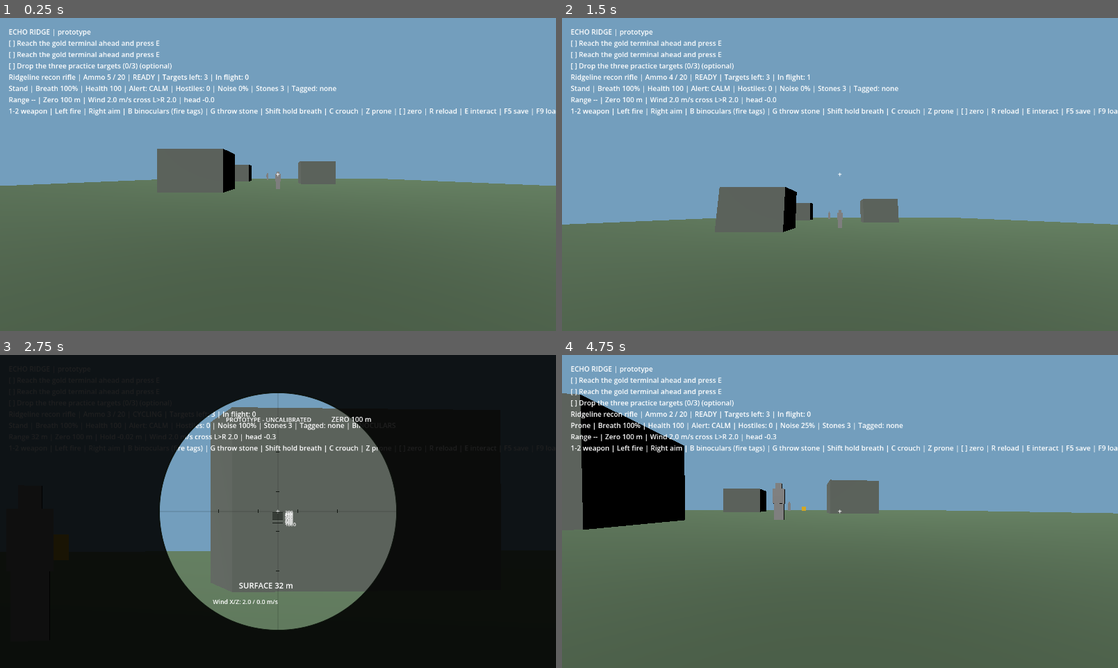
Above: before the commit, frames 1-4 (two rows, left to right).
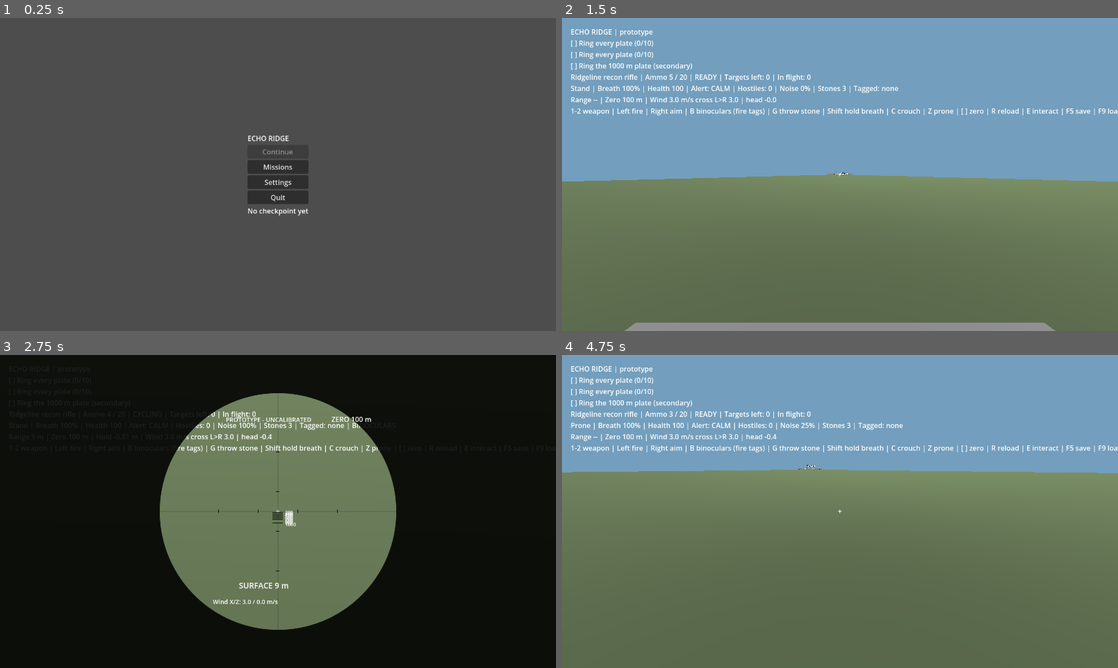
Above: after the commit, the same moments.

Repository: adam656677-oss/sniper
Game: Godot game, scene res://scenes/ui/main_menu.tscn
Two runs of this game, one before a commit and one after it. Both use one fixed random seed, a clock stepped at 60 frames per second and the inputs below. Before the commit the project starts from res://main.tscn.
Inputs (mouse positions are in pixels of both pictures, inside the frame that each line leads up to):
- Up to frame 1 (0.25 s): no input
- Up to frame 2 (1.5 s): click (840, 168) at 0.5 s, where only the run after the commit has a clickable "Missions"; click (840, 133) at 1.25 s, where only the run after the commit has a clickable "Shooting range"
- Up to frame 3 (2.75 s): tap E (interact) at 2 s; move the mouse to (305, 511) at 2.02 s; hold W (move_forward) from 2.03 s (still down); hold Right mouse button (aim) from 2.03 s (still down); click (305, 511) at 2.17 s; tap B (binoculars) at 2.3 s
- Up to frame 4 (4.75 s): keep holding W (move_forward); tap E (interact) at 2.75, 3.5, 4.25 s; move the mouse to (812, 511) at 2.77 s; release Right mouse button (aim) at 2.78 s; tap B (binoculars) at 2.85 s; click (812, 511) at 2.92 s; tap C (crouch) at 3.05 s; move the mouse to (851, 505) at 3.52 s; hold C (crouch) 3.53-4.28 s; click (851, 505) at 3.8 s; move the mouse to (834, 517) at 4.27 s; click (834, 517) at 4.35 s; tap Z (prone) at 4.55 s

The runs differ from the first frame. In frame 1, 76% of the frame differs, in the area x 0-100%, y 0-90%; in frame 2, 16%; in frame 3, 14%; in frame 4, 18%.

Commit message:
Add the game shell: main menu, mission select, settings screen, pause menu and results
Checklist item 4.5. The main menu continues from the last checkpoint,
lists the three missions from a catalog, and hosts a settings screen bound
to the Settings autoload. Missions gain a pause menu (resume, load
checkpoint, settings, restart, quit to menu) and a results screen with a
score from kills, longest shot, accuracy and objectives, a stealth rating,
and the objective list; open secondary objectives complete when the
mission does and the checkpoint is cleared. Hip field of view now comes
from settings. The project opens on the menu. New menus suite.

Co-Authored-By: Claude Fable 5.1 <noreply@anthropic.com>
Claude-Session: https://claude.ai/code/session_01Eowivxxx5e3dLJLdS68ERi

Diff:
--- a/compound_mission.tscn
+++ b/compound_mission.tscn
@@ -9,6 +9,8 @@
 [ext_resource type="Script" path="res://scenes/weapons/aim_sway.gd" id="7"]
 [ext_resource type="Script" path="res://scenes/killcam.gd" id="8"]
 [ext_resource type="Script" path="res://scenes/player/stealth_kit.gd" id="9"]
+[ext_resource type="Script" path="res://scenes/ui/pause_menu.gd" id="10"]
+[ext_resource type="Script" path="res://scenes/ui/results_screen.gd" id="11"]
 
 [node name="CompoundMission" type="Node3D"]
 script = ExtResource("1")
@@ -53,6 +55,12 @@
 grow_vertical = 2
 text = "+"
 
+[node name="PauseMenu" type="Control" parent="HUDLayer"]
+script = ExtResource("10")
+
+[node name="Results" type="Control" parent="HUDLayer"]
+script = ExtResource("11")
+
 [node name="ScopeLayer" type="CanvasLayer" parent="."]
 layer = 2
 
--- a/main.tscn
+++ b/main.tscn
@@ -9,6 +9,8 @@
 [ext_resource type="Script" path="res://scenes/weapons/aim_sway.gd" id="7"]
 [ext_resource type="Script" path="res://scenes/killcam.gd" id="8"]
 [ext_resource type="Script" path="res://scenes/player/stealth_kit.gd" id="9"]
+[ext_resource type="Script" path="res://scenes/ui/pause_menu.gd" id="10"]
+[ext_resource type="Script" path="res://scenes/ui/results_screen.gd" id="11"]
 
 [node name="Mission" type="Node3D"]
 script = ExtResource("1")
@@ -53,6 +55,12 @@
 grow_vertical = 2
 text = "+"
 
+[node name="PauseMenu" type="Control" parent="HUDLayer"]
+script = ExtResource("10")
+
+[node name="Results" type="Control" parent="HUDLayer"]
+script = ExtResource("11")
+
 [node name="ScopeLayer" type="CanvasLayer" parent="."]
 layer = 2
 
--- a/mission.gd
+++ b/mission.gd
@@ -10,6 +10,7 @@
 @onready var sway: AimSway = $AimSway
 @onready var killcam: KillCam = $KillCam
 @onready var stealth: StealthKit = $StealthKit
+@onready var results: ResultsScreen = $HUDLayer/Results
 var measured_range := -1.0
 var last_long_shot := 0.0
 var stats := {"shots": 0, "hits": 0, "kills": 0, "longest_kill": 0.0, "elapsed": 0.0, "detections": 0}
@@ -35,7 +36,21 @@
 	weapon.body_hit.connect(on_body_hit)
 	level.coordinator.level_changed.connect(on_alert_changed)
 	level.mission_log.objective_changed.connect(on_objective_changed)
+	GameState.mission_finished.connect(on_mission_over)
+	GameState.mission_failed.connect(on_mission_over)
 	SaveSystem.apply_pending(self)
+
+func on_mission_over() -> void:
+	if not GameState.failed:
+		for objective in level.mission_log.objectives:
+			if objective.status == MissionLog.Status.ACTIVE and objective.kind != MissionLog.Kind.PRIMARY:
+				level.mission_log.complete(objective.id)
+	SaveSystem.delete_save(SaveSystem.CHECKPOINT_SLOT)
+	results.show_results()
+
+func quit_to_menu() -> void:
+	Engine.time_scale = 1.0
+	get_tree().change_scene_to_file("res://scenes/ui/main_menu.tscn")
 
 func on_objective_changed(_id: String, status: int) -> void:
 	if status == MissionLog.Status.COMPLETE and not GameState.finished and not level.is_complete():
--- a/project.godot
+++ b/project.godot
@@ -2,7 +2,7 @@
 
 [application]
 config/name="Echo Ridge"
-run/main_scene="res://main.tscn"
+run/main_scene="res://scenes/ui/main_menu.tscn"
 config/features=PackedStringArray("4.7")
 
 [autoload]
--- a/range_mission.tscn
+++ b/range_mission.tscn
@@ -9,6 +9,8 @@
 [ext_resource type="Script" path="res://scenes/weapons/aim_sway.gd" id="7"]
 [ext_resource type="Script" path="res://scenes/killcam.gd" id="8"]
 [ext_resource type="Script" path="res://scenes/player/stealth_kit.gd" id="9"]
+[ext_resource type="Script" path="res://scenes/ui/pause_menu.gd" id="10"]
+[ext_resource type="Script" path="res://scenes/ui/results_screen.gd" id="11"]
 
 [node name="RangeMission" type="Node3D"]
 script = ExtResource("1")
@@ -53,6 +55,12 @@
 grow_vertical = 2
 text = "+"
 
+[node name="PauseMenu" type="Control" parent="HUDLayer"]
+script = ExtResource("10")
+
+[node name="Results" type="Control" parent="HUDLayer"]
+script = ExtResource("11")
+
 [node name="ScopeLayer" type="CanvasLayer" parent="."]
 layer = 2
 
--- a/scenes/player/stealth_kit.gd
+++ b/scenes/player/stealth_kit.gd
@@ -37,7 +37,7 @@
 	if not GameState.simulation_active() or camera == null:
 		return false
 	binoculars = value
-	camera.fov = BINOCULAR_FOV if binoculars else 75.0
+	camera.fov = BINOCULAR_FOV if binoculars else clampf(float(Settings.get_value("video", "fov")), 60.0, 110.0)
 	return binoculars
 
 func toggle_binoculars() -> bool:
--- /dev/null
+++ b/scenes/ui/main_menu.gd
@@ -0,0 +1,83 @@
+extends Control
+
+# Main menu: continue from the last checkpoint, pick a mission, change settings, quit.
+# scene_changer is swapped by tests so no scene change happens headlessly.
+
+const MissionCatalog = preload("res://scenes/ui/mission_catalog.gd")
+
+enum Screen { HOME, MISSIONS, SETTINGS }
+
+var screen: int = Screen.HOME
+var scene_changer: Callable
+var home: VBoxContainer
+var missions: VBoxContainer
+var settings_screen: SettingsScreen
+var continue_button: Button
+var status: Label
+
+func _ready() -> void:
+	scene_changer = func(path: String): get_tree().change_scene_to_file(path)
+	Input.mouse_mode = Input.MOUSE_MODE_VISIBLE
+	set_anchors_and_offsets_preset(Control.PRESET_FULL_RECT)
+	var center := CenterContainer.new()
+	center.set_anchors_and_offsets_preset(Control.PRESET_FULL_RECT)
+	add_child(center)
+	var column := VBoxContainer.new()
+	center.add_child(column)
+	home = VBoxContainer.new()
+	column.add_child(home)
+	var title := Label.new()
+	title.text = "ECHO RIDGE"
+	home.add_child(title)
+	continue_button = button(home, "Continue", continue_checkpoint)
+	button(home, "Missions", func(): show_screen(Screen.MISSIONS))
+	button(home, "Settings", func(): show_screen(Screen.SETTINGS))
+	button(home, "Quit", func(): get_tree().quit())
+	status = Label.new()
+	home.add_child(status)
+	missions = VBoxContainer.new()
+	column.add_child(missions)
+	for i in range(MissionCatalog.count()):
+		var mission: Dictionary = MissionCatalog.get_mission(i)
+		button(missions, mission.title, func(): start_mission(i))
+		var brief := Label.new()
+		brief.text = mission.brief
+		missions.add_child(brief)
+	button(missions, "Back", func(): show_screen(Screen.HOME))
+	settings_screen = SettingsScreen.new()
+	settings_screen.closed.connect(func(): show_screen(Screen.HOME))
+	column.add_child(settings_screen)
+	show_screen(Screen.HOME)
+
+func button(parent: Node, text: String, callback: Callable) -> Button:
+	var b := Button.new()
+	b.text = text
+	b.pressed.connect(callback)
+	parent.add_child(b)
+	return b
+
+func show_screen(value: int) -> void:
+	screen = value
+	home.visible = screen == Screen.HOME
+	missions.visible = screen == Screen.MISSIONS
+	settings_screen.visible = screen == Screen.SETTINGS
+	continue_button.disabled = not SaveSystem.has_save(SaveSystem.CHECKPOINT_SLOT)
+	status.text = "Checkpoint available" if not continue_button.disabled else "No checkpoint yet"
+	if screen == Screen.SETTINGS:
+		settings_screen.load_into_controls()
+
+func start_mission(index: int) -> String:
+	var mission: Dictionary = MissionCatalog.get_mission(index)
+	if mission.is_empty():
+		return ""
+	SaveSystem.pending = {}
+	scene_changer.call(mission.scene)
+	return mission.scene
+
+func continue_checkpoint() -> String:
+	if not SaveSystem.request_load(SaveSystem.CHECKPOINT_SLOT):
+		status.text = "Checkpoint could not be loaded: " + SaveSystem.last_error
+		return ""
+	var scene: String = String(SaveSystem.pending.scene)
+	scene_changer.call(scene)
+	return scene
--- /dev/null
+++ b/scenes/ui/main_menu.tscn
@@ -0,0 +1,6 @@
+[gd_scene load_steps=2 format=3]
+
+[ext_resource type="Script" path="res://scenes/ui/main_menu.gd" id="1"]
+
+[node name="MainMenu" type="Control"]
+script = ExtResource("1")
--- /dev/null
+++ b/scenes/ui/mission_catalog.gd
@@ -0,0 +1,21 @@
+extends RefCounted
+
+# The playable missions, in menu order.
+
+const MISSIONS := [
+	{"id": "range", "title": "Shooting range", "scene": "res://range_mission.tscn", "brief": "Learn drop, wind and zeroing on a 1000 m range. Ring every plate."},
+	{"id": "echo_ridge", "title": "Echo Ridge recon", "scene": "res://main.tscn", "brief": "Reach the terminal, pull the intel and get back to extraction."},
+	{"id": "compound", "title": "The compound", "scene": "res://compound_mission.tscn", "brief": "Four hostiles patrol a walled compound. Clear it quietly and leave by the north gate."},
+]
+
+static func count() -> int:
+	return MISSIONS.size()
+
+static func get_mission(index: int) -> Dictionary:
+	return MISSIONS[index] if index >= 0 and index < MISSIONS.size() else {}
+
+static func index_for_scene(scene_path: String) -> int:
+	for i in range(MISSIONS.size()):
+		if MISSIONS[i].scene == scene_path:
+			return i
+	return -1
--- /dev/null
+++ b/scenes/ui/pause_menu.gd
@@ -0,0 +1,46 @@
+class_name PauseMenu
+extends Control
+
+# Shown while GameState.paused. Buttons call back into the mission.
+
+var mission: Node
+var panel: VBoxContainer
+var settings_screen: SettingsScreen
+
+func _ready() -> void:
+	mission = owner
+	set_anchors_and_offsets_preset(Control.PRESET_FULL_RECT)
+	var center := CenterContainer.new()
+	center.set_anchors_and_offsets_preset(Control.PRESET_FULL_RECT)
+	add_child(center)
+	var column := VBoxContainer.new()
+	center.add_child(column)
+	panel = VBoxContainer.new()
+	column.add_child(panel)
+	var title := Label.new()
+	title.text = "PAUSED"
+	panel.add_child(title)
+	button("Resume", func(): GameState.set_paused(false))
+	button("Load checkpoint", func(): mission.load_slot(SaveSystem.CHECKPOINT_SLOT))
+	button("Settings", func(): settings_screen.visible = true; panel.visible = false)
+	button("Restart mission", func(): get_tree().reload_current_scene())
+	button("Quit to menu", func(): mission.quit_to_menu())
+	settings_screen = SettingsScreen.new()
+	settings_screen.visible = false
+	settings_screen.closed.connect(func(): settings_screen.visible = false; panel.visible = true)
+	column.add_child(settings_screen)
+	visible = false
+
+func button(text: String, callback: Callable) -> Button:
+	var b := Button.new()
+	b.text = text
+	b.pressed.connect(callback)
+	panel.add_child(b)
+	return b
+
+func _physics_process(_delta: float) -> void:
+	var show := GameState.paused and not GameState.finished
+	if show != visible:
+		visible = show
+		panel.visible = true
+		settings_screen.visible = false
--- /dev/null
+++ b/scenes/ui/results_screen.gd
@@ -0,0 +1,64 @@
+class_name ResultsScreen
+extends Control
+
+# End-of-mission summary. Score is fictional balancing.
+
+var mission: Node
+var text: Label
+var panel: VBoxContainer
+
+func _ready() -> void:
+	mission = owner
+	set_anchors_and_offsets_preset(Control.PRESET_FULL_RECT)
+	var center := CenterContainer.new()
+	center.set_anchors_and_offsets_preset(Control.PRESET_FULL_RECT)
+	add_child(center)
+	panel = VBoxContainer.new()
+	center.add_child(panel)
+	text = Label.new()
+	panel.add_child(text)
+	button("Retry", func(): get_tree().reload_current_scene())
+	button("Mission select", func(): mission.quit_to_menu())
+	visible = false
+
+func button(label: String, callback: Callable) -> Button:
+	var b := Button.new()
+	b.text = label
+	b.pressed.connect(callback)
+	panel.add_child(b)
+	return b
+
+static func score_for(stats: Dictionary, objectives: Node, failed: bool) -> int:
+	if failed:
+		return 0
+	var score := int(stats.kills) * 100
+	score += int(round(stats.longest_kill))
+	if int(stats.shots) > 0:
+		score += int(round(100.0 * float(stats.hits) / float(stats.shots)))
+	for objective in objectives.objectives:
+		if objective.status == objectives.Status.COMPLETE:
+			score += 250 if objective.kind == objectives.Kind.PRIMARY else 150
+	score -= int(stats.detections) * 50
+	return maxi(score, 0)
+
+func stealth_rating(stats: Dictionary, objectives: Node) -> String:
+	if objectives.status("undetected") == objectives.Status.COMPLETE:
+		return "Ghost"
+	if int(stats.detections) == 0:
+		return "Unseen"
+	return "Compromised" if int(stats.detections) < 3 else "Loud"
+
+func show_results() -> void:
+	var stats: Dictionary = mission.stats
+	var objectives = mission.level.mission_log
+	var lines: Array[String] = []
+	lines.append("MISSION FAILED" if GameState.failed else "MISSION COMPLETE")
+	lines.append("Score: %d" % score_for(stats, objectives, GameState.failed))
+	lines.append("Time: %d:%02d" % [int(stats.elapsed) / 60, int(stats.elapsed) % 60])
+	lines.append("Shots: %d | Hits: %d | Accuracy: %d%%" % [stats.shots, stats.hits, int(round(mission.accuracy() * 100.0))])
+	lines.append("Kills: %d | Longest shot: %.0f m" % [stats.kills, stats.longest_kill])
+	lines.append("Stealth: %s (%d detections)" % [stealth_rating(stats, objectives), stats.detections])
+	for line in objectives.lines():
+		lines.append(line)
+	text.text = "\n".join(lines)
+	visible = true
--- /dev/null
+++ b/scenes/ui/settings_screen.gd
@@ -0,0 +1,88 @@
+class_name SettingsScreen
+extends VBoxContainer
+
+# Options panel bound to the Settings autoload. Built in code so it needs no scene file.
+
+signal closed
+
+var sensitivity: HSlider
+var fov: HSlider
+var invert: CheckBox
+var fullscreen: CheckBox
+var killcam: CheckBox
+var hud_assists: CheckBox
+var difficulty: OptionButton
+
+func _ready() -> void:
+	add_child(make_label("SETTINGS"))
+	sensitivity = add_slider("Mouse sensitivity", 0.1, 5.0, 0.1)
+	fov = add_slider("Field of view", 60.0, 110.0, 1.0)
+	invert = add_check("Invert vertical look")
+	fullscreen = add_check("Fullscreen")
+	killcam = add_check("Long-shot slow motion")
+	hud_assists = add_check("HUD assists")
+	difficulty = OptionButton.new()
+	for name in ["Easy", "Normal", "Hard"]:
+		difficulty.add_item(name)
+	add_child(make_label("Difficulty"))
+	add_child(difficulty)
+	var row := HBoxContainer.new()
+	add_child(row)
+	row.add_child(make_button("Apply", apply_from_controls))
+	row.add_child(make_button("Defaults", reset_to_defaults))
+	row.add_child(make_button("Back", func(): closed.emit()))
+	load_into_controls()
+
+func make_label(text: String) -> Label:
+	var label := Label.new()
+	label.text = text
+	return label
+
+func make_button(text: String, callback: Callable) -> Button:
+	var button := Button.new()
+	button.text = text
+	button.pressed.connect(callback)
+	return button
+
+func add_slider(text: String, minimum: float, maximum: float, step: float) -> HSlider:
+	add_child(make_label(text))
+	var slider := HSlider.new()
+	slider.min_value = minimum
+	slider.max_value = maximum
+	slider.step = step
+	slider.custom_minimum_size = Vector2(240, 0)
+	add_child(slider)
+	return slider
+
+func add_check(text: String) -> CheckBox:
+	var box := CheckBox.new()
+	box.text = text
+	add_child(box)
+	return box
+
+func load_into_controls() -> void:
+	sensitivity.value = float(Settings.get_value("controls", "sensitivity"))
+	fov.value = float(Settings.get_value("video", "fov"))
+	invert.button_pressed = bool(Settings.get_value("controls", "invert_y"))
+	fullscreen.button_pressed = bool(Settings.get_value("video", "fullscreen"))
+	killcam.button_pressed = bool(Settings.get_value("gameplay", "killcam"))
+	hud_assists.button_pressed = bool(Settings.get_value("gameplay", "hud_assists"))
+	difficulty.selected = int(Settings.get_value("gameplay", "difficulty"))
+
+func apply_from_controls() -> void:
+	Settings.set_value("controls", "sensitivity", sensitivity.value)
+	Settings.set_value("video", "fov", fov.value)
+	Settings.set_value("controls", "invert_y", invert.button_pressed)
+	Settings.set_value("video", "fullscreen", fullscreen.button_pressed)
+	Settings.set_value("gameplay", "killcam", killcam.button_pressed)
+	Settings.set_value("gameplay", "hud_assists", hud_assists.button_pressed)
+	Settings.set_value("gameplay", "difficulty", difficulty.selected)
+	Settings.apply()
+	Settings.save_settings()
+
+func reset_to_defaults() -> void:
+	Settings.reset()
+	Settings.clear_bindings()
+	Settings.apply()
+	Settings.save_settings()
+	load_into_controls()
--- a/scenes/weapons/weapon_rig.gd
+++ b/scenes/weapons/weapon_rig.gd
@@ -13,7 +13,6 @@
 const ZERO_STEP := 100.0
 const ZERO_MIN := 100.0
 const ZERO_MAX := 1000.0
-const HIP_FOV := 75.0
 const PROJECTILE_LIFETIME := 3.0
 const SUBSTEP := 1.0 / 120.0
 
@@ -32,6 +31,7 @@
 var wind := Vector3.ZERO # Air-mass velocity in m/s.
 var spread_rng := RandomNumberGenerator.new()
 var camera: Camera3D
+var aiming := false
 var excluded: Array[RID] = []
 
 func _ready() -> void:
@@ -45,6 +45,9 @@
 	ammo = profiles[active].capacity
 	reserve_ammo = profiles[active].reserve
 
+func hip_fov() -> float:
+	return clampf(float(Settings.get_value("video", "fov")), 60.0, 110.0)
+
 func profile() -> WeaponProfile:
 	return profiles[active]
 
@@ -56,8 +59,9 @@
 	ammo = int(stored[index].ammo)
 	reserve_ammo = int(stored[index].reserve)
 	shot_remaining = float(stored[index].cooldown)
+	aiming = false
 	if camera:
-		camera.fov = HIP_FOV
+		camera.fov = hip_fov()
 	return true
 
 func zero_range() -> float:
@@ -85,7 +89,8 @@
 
 func toggle_aim() -> void:
 	if camera and GameState.simulation_active():
-		camera.fov = profile().aim_fov if camera.fov > 70.0 else HIP_FOV
+		aiming = not aiming
+		camera.fov = profile().aim_fov if aiming else hip_fov()
 
 func begin_reload() -> bool:
 	if not GameState.simulation_active() or reload_remaining > 0.0 or ammo >= profile().capacity or reserve_ammo <= 0:
--- /dev/null
+++ b/tests/menus.gd
@@ -0,0 +1,111 @@
+extends SceneTree
+
+var failures := 0
+var state: Node
+var saves: Node
+var settings: Node
+var requested: Array = []
+
+func check(condition: bool, label: String) -> void:
+	if condition:
+		print("PASS: " + label)
+	else:
+		failures += 1
+		push_error("FAIL: " + label)
+
+func _initialize() -> void:
+	call_deferred("run_tests")
+
+func press(button: Button) -> void:
+	button.pressed.emit()
+
+func run_tests() -> void:
+	state = root.get_node("GameState")
+	saves = root.get_node("SaveSystem")
+	settings = root.get_node("Settings")
+	settings.reset()
+	saves.delete_save(saves.CHECKPOINT_SLOT)
+	var menu = load("res://scenes/ui/main_menu.tscn").instantiate()
+	root.add_child(menu)
+	await process_frame
+	menu.scene_changer = func(path): requested.append(path)
+	check(menu.screen == menu.Screen.HOME and menu.home.visible and not menu.missions.visible, "Menu opens on the home screen")
+	check(menu.continue_button.disabled, "Continue is disabled without a checkpoint")
+	check(menu.continue_checkpoint() == "" and requested.is_empty(), "Continue without a checkpoint changes nothing")
+	menu.show_screen(menu.Screen.MISSIONS)
+	var buttons: Array = []
+	for child in menu.missions.get_children():
+		if child is Button:
+			buttons.append(child)
+	check(buttons.size() == 4 and buttons[0].text == "Shooting range" and buttons[3].text == "Back", "Mission list shows every mission and a back button")
+	press(buttons[2])
+	check(requested == ["res://compound_mission.tscn"], "Choosing a mission requests its scene")
+	check(menu.start_mission(99) == "", "Out-of-range missions are ignored")
+	menu.show_screen(menu.Screen.SETTINGS)
+	check(menu.settings_screen.visible and not menu.home.visible, "Settings screen replaces the home screen")
+	var panel = menu.settings_screen
+	panel.sensitivity.value = 3.0
+	panel.difficulty.selected = 0
+	panel.killcam.button_pressed = false
+	panel.apply_from_controls()
+	check(settings.get_value("controls", "sensitivity") == 3.0 and state.difficulty == state.Difficulty.EASY and not settings.get_value("gameplay", "killcam"), "Applying the settings screen writes and applies values")
+	panel.reset_to_defaults()
+	check(panel.sensitivity.value == 1.0 and state.difficulty == state.Difficulty.NORMAL, "Defaults button restores the controls")
+	panel.closed.emit()
+	check(menu.screen == menu.Screen.HOME, "Closing settings returns home")
+	menu.queue_free()
+	await process_frame
+	# A mission: pause menu and results.
+	var game = load("res://compound_mission.tscn").instantiate()
+	root.add_child(game)
+	await process_frame
+	var pause = game.get_node("HUDLayer/PauseMenu")
+	var results = game.results
+	check(not pause.visible and not results.visible, "Menus start hidden in a mission")
+	state.set_paused(true)
+	await physics_frame
+	await physics_frame
+	check(pause.visible, "Pausing shows the pause menu")
+	press(pause.panel.get_child(1))
+	await physics_frame
+	await physics_frame
+	check(not state.paused and not pause.visible, "Resume unpauses and hides the menu")
+	game.stats.shots = 10
+	game.stats.hits = 6
+	game.stats.kills = 2
+	game.stats.longest_kill = 340.0
+	var objectives = game.level.mission_log
+	objectives.complete("eliminate")
+	saves.delete_save(saves.CHECKPOINT_SLOT)
+	objectives.activate("exfil")
+	objectives.complete("exfil")
+	await physics_frame
+	await physics_frame
+	check(state.finished and results.visible, "Finishing a mission shows the results")
+	check(objectives.status("undetected") == objectives.Status.COMPLETE and objectives.status("silent") == objectives.Status.COMPLETE, "Open secondary objectives complete with the mission")
+	var expected := 2 * 100 + 340 + 60 + 250 * 2 + 150 * 2
+	check(results.score_for(game.stats, objectives, false) == expected, "Score adds kills, range, accuracy and objectives")
+	check(results.score_for(game.stats, objectives, true) == 0, "Failed missions score zero")
+	check(results.text.text.contains("Score: %d" % expected) and results.text.text.contains("Ghost"), "Results list the score and stealth rating")
+	check(not saves.has_save(saves.CHECKPOINT_SLOT), "Finishing clears the checkpoint")
+	game.queue_free()
+	await process_frame
+	game = load("res://compound_mission.tscn").instantiate()
+	root.add_child(game)
+	await process_frame
+	menu = load("res://scenes/ui/main_menu.tscn").instantiate()
+	root.add_child(menu)
+	await process_frame
+	menu.scene_changer = func(path): requested.append(path)
+	game.level.mission_log.complete("silent")
+	menu.show_screen(menu.Screen.HOME)
+	check(not menu.continue_button.disabled, "Continue enables once a checkpoint exists")
+	check(menu.continue_checkpoint() == "res://compound_mission.tscn" and not saves.pending.is_empty(), "Continue stages the checkpoint and requests its scene")
+	saves.pending = {}
+	saves.delete_save(saves.CHECKPOINT_SLOT)
+	game.queue_free()
+	menu.queue_free()
+	await process_frame
+	if failures == 0:
+		print("MENU TESTS PASSED")
+	quit(0 if failures == 0 else 1)
Not shown: 1 places in compound_mission.tscn that only renumber resources
Not shown: 1 places in main.tscn that only renumber resources
Not shown: 1 places in range_mission.tscn that only renumber resources
Not shown, added: scenes/ui/main_menu.gd.uid
Not shown, added: scenes/ui/mission_catalog.gd.uid
Not shown, added: scenes/ui/pause_menu.gd.uid
Not shown, added: scenes/ui/results_screen.gd.uid
Not shown, added: scenes/ui/settings_screen.gd.uid
Not shown, added: tests/menus.gd.uid
Not shown, changed: docs/CHECKLIST.md
Not shown, changed: docs/VALIDATION.md
